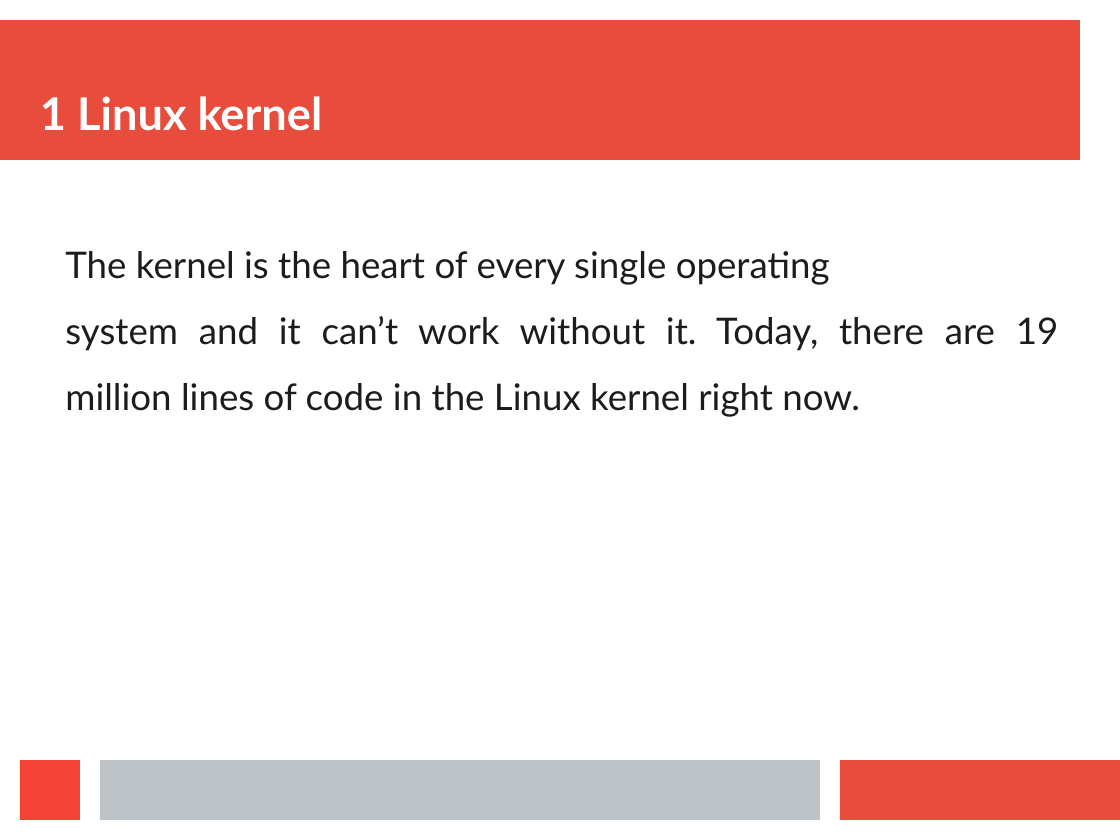
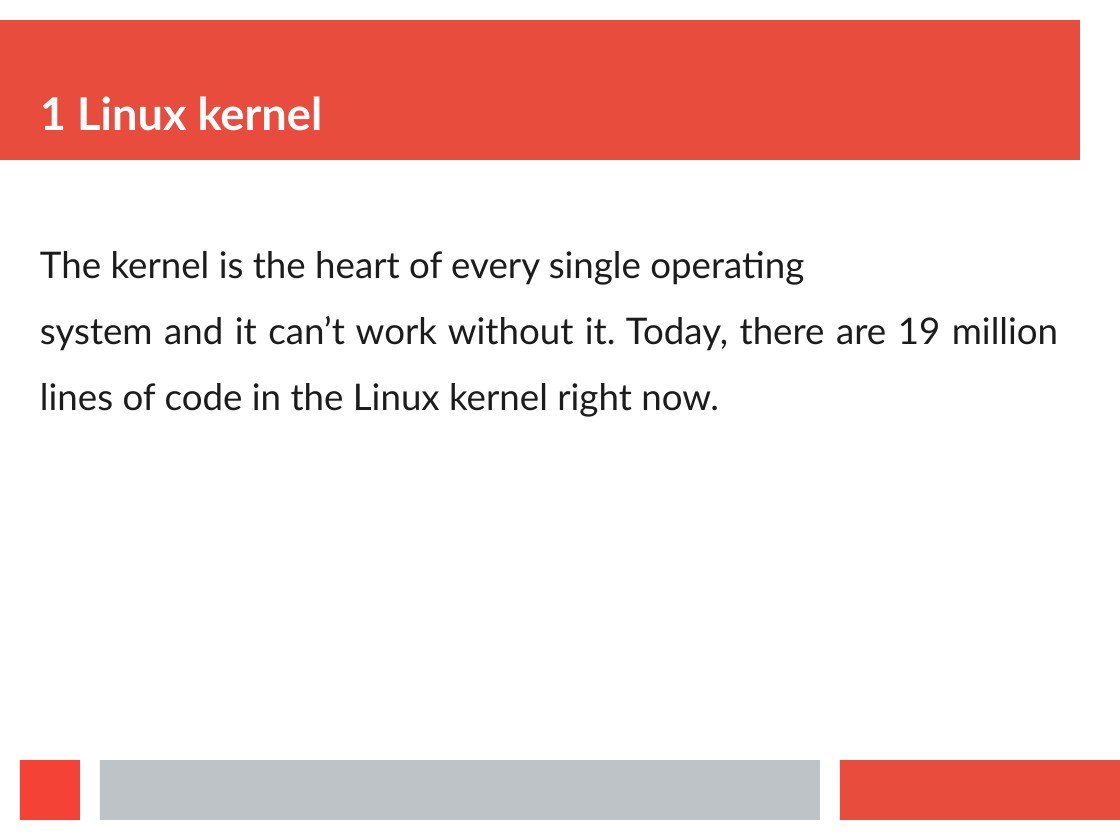
Before and after one commit to anand-k/EmbeddedSw, a slide deck: slide 7 of Learn_Linux/Components_linux_distro.pptx. Drawn at 1120x840 pixels with LibreOffice and Linux fonts; fonts in the diff are those of the drawing. Boxes give left, top, right and bottom in pixels: in the first picture for what was removed or moved away, otherwise in the second. Text is boxed around its words. In the diff, an @@ line names an element or a change of style, - is before the commit and + after.

```diff
--- a/Learn_Linux/Components_linux_distro.pptx
+++ b/Learn_Linux/Components_linux_distro.pptx
@@ text "The kernel is the heart ..." at bbox=[40, 251, 1058, 417]: indent changed @@
```
Also in this commit, not shown: 3 other slides changed, 1 other file.
